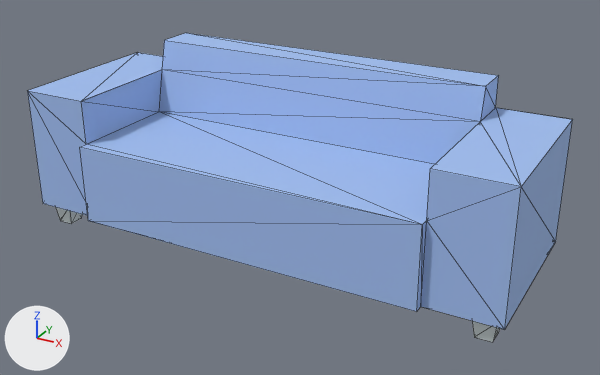
The glTF model assets/props/furniture/loungeDesignSofa.glb, before and after one commit.
The view is the same before and after, from a 50 mm camera at (1.409, -1.267, 0.884) aimed at (0.601, 0.202, 0.149). The lights are fixed; the arrows at lower left show +X, +Y and +Z. The first picture is the older version. Mesh edges are drawn as thin lines. Vertices at exactly the same position are counted once.

Objects in the first picture: 'loungeDesignSofa(Clone)'.
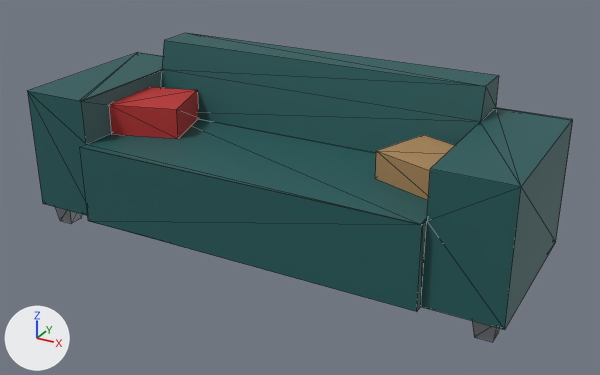
The edits, one by one:
Material 'steel.001' (mat_steel_001) is new.
Its base color is (0.32, 0.34, 0.37) (grey #999ea4).
Its metallic is 0.5.
Its roughness is 0.4.
Material 'red.001' (mat_red_001) is new.
Its base color is (0.5, 0.03, 0.03) (red #bc3030).
Its roughness is 0.7.
Material 'kraft.001' (mat_kraft_001) is new.
Its base color is (0.4, 0.24, 0.1) (brown #aa8659).
Its roughness is 0.8.
Material 'leather.001' (mat_leather_001) is new.
Its base color is (0.015, 0.1, 0.1) (dark cyan #215959).
Its roughness is 0.55.
me_mesh_loungedesignsofa is used by ob_loungedesignsofa_clone; location (0.0, 0.0, 0.0).
me_mesh_loungedesignsofa had 60 vertices, 116 faces and spanned x 0.0..1.12, y 0.0..0.41, z 0.0..0.4.
me_mesh_loungedesignsofa now has 140 vertices, 227 faces and spans x 0.0..1.12, y 0.0..0.41, z 0.0..0.4.
Part 1, on me_mesh_loungedesignsofa:
36 faces are deleted.
80 vertices are added at x 0.013..1.12, y 0.0..0.41, z 0.05..0.336.
123 new faces join them, mat_leather_001 (dark cyan #215959).
12 new faces join them, mat_red_001 (red #bc3030).
12 new faces join them, mat_kraft_001 (brown #aa8659).
me_mesh_loungedesignsofa part 2: 40 faces spanning x 0.0..1.12, y 0.0..0.41, z 0.05..0.4 switch from mat_carpetblue (blue #a1bef0) to mat_leather_001 (dark cyan #215959).
me_mesh_loungedesignsofa part 3: 40 faces spanning x 0.017..1.103, y 0.037..0.393, z 0.0..0.05 switch from mat_metal (white #dfeaec) to mat_steel_001 (grey #999ea4).
me_mesh_loungedesignsofa gains material mat_red_001 (red #bc3030).
me_mesh_loungedesignsofa gains material mat_kraft_001 (brown #aa8659).

Changed parts and their boxes (x1, y1, x2, y2) in the pictures (600 x 375 px):
part 1 of me_mesh_loungedesignsofa, built on: before (28, 52, 435, 225); after (28, 52, 455, 225)
part 2 of me_mesh_loungedesignsofa, recoloured (blue to dark cyan): (27, 33, 573, 330) in both
part 3 of me_mesh_loungedesignsofa, recoloured: (55, 207, 500, 342) in both
